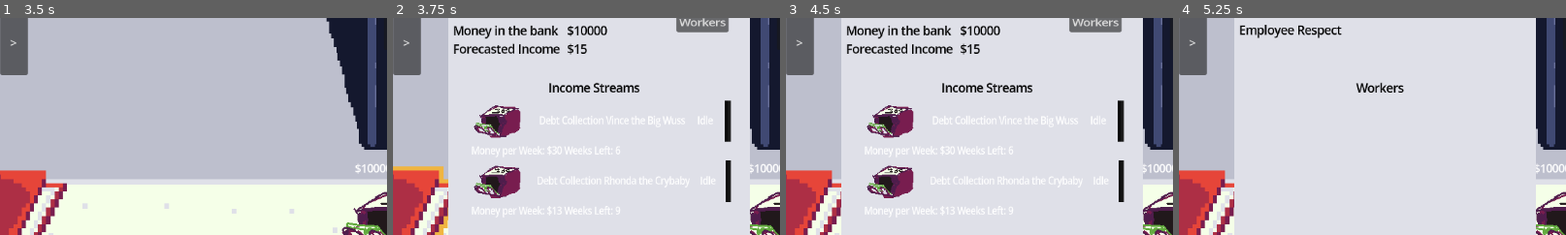
Above: before the commit, frames 1-4 (left to right).
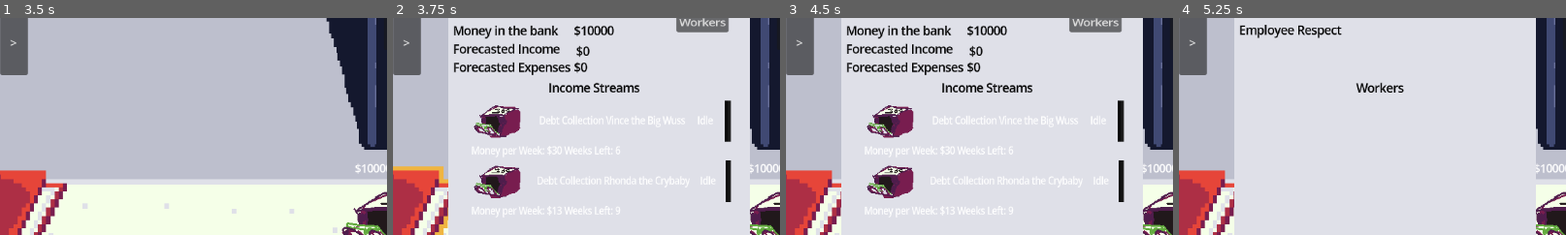
Above: after the commit, the same moments.

Repository: deruitda/ludum-dare-58
Game: Godot game, scene res://main.tscn
Same seed, same stepped clock (60 frames per second), same inputs: the game is played once before the commit and once after it.
Inputs (mouse positions are % of the whole screen's width and height, from its top left):
- Up to frame 1 (3.5 s): click "Accept" at 0.5 s; click "Accept" at 1.25 s; click "Next Week" at 2 s; click "Next Week" at 2.75 s
- Up to frame 2 (3.75 s): click (22, 72) at 3.5 s
- Up to frame 3 (4.5 s): click (73, 42) at 4.27 s
- Up to frame 4 (5.25 s): click "Workers" at 5 s
The pictures show only the part of the screen within x 28-78%, y 18-68%; the shares and areas given below are measured in that part.

Frame 1 is identical in both runs. In frame 2, 1.4% of the frame differs, in the area x 15-58%, y 3-27%; in frame 3, 1.4%; in frame 4, nothing differs.

Commit message:
showing forecasted ish

Diff:
--- a/entities/IncomeStreams/idle_event_manager.gd
+++ b/entities/IncomeStreams/idle_event_manager.gd
@@ -11,7 +11,7 @@
 	add_child(current_idle_event)
 
 	current_idle_event.idle_event_name = potential_idle_event.idle_event_name
-	current_idle_event.chance_to_idle = potential_idle_event.chance_to_idle
+	current_idle_event.chance_of_failure = potential_idle_event.chance_of_failure
 	current_idle_event.idle_description = potential_idle_event.idle_description
 
 func remove_idle_event() -> void:
--- a/entities/IncomeStreams/potential_idle_event.gd
+++ b/entities/IncomeStreams/potential_idle_event.gd
@@ -3,7 +3,7 @@
 class_name PotentialIdleEvent
 
 @export var idle_event_name: String = ""
-@export var chance_to_idle: float = .5
+@export var chance_of_failure: float = .5
 @export var status: String = "unresolved"
 @export var idle_description: String = ""
 
--- a/managers/IncomeStreamsManagers/income_stream_manager.gd
+++ b/managers/IncomeStreamsManagers/income_stream_manager.gd
@@ -32,9 +32,15 @@
 	var return_array: Array[IncomeStream] = []
 	for child in get_children():
 		if child is IncomeStream:
-			if not child.is_idle() and not child.is_completed:
+			if not child.is_idle() and not child.is_completed():
 				return_array.append(child)
 	return return_array
+
+func get_forecasted_income() -> int:
+	var forecasted_income: int = 0
+	for income_stream in  get_active_income_streams():
+		forecasted_income = forecasted_income + income_stream.income_per_week
+	return forecasted_income
 
 #func check_events() -> Array[IncomeStream]:
 	#var return_array: Array[IncomeStream] = []
--- a/managers/worker_manager.gd
+++ b/managers/worker_manager.gd
@@ -15,3 +15,10 @@
 
 func get_number_of_workers() -> int:
 	return get_child_count()
+
+func get_forecasted_expenses() -> int:
+	var forecasted_expenses: int = 0
+	for worker in WorkerManager.get_workers():
+		forecasted_expenses = forecasted_expenses + worker.cost_per_week
+
+	return forecasted_expenses
--- a/scenes/binder/income_streams_page.gd
+++ b/scenes/binder/income_streams_page.gd
@@ -5,24 +5,21 @@
 signal on_workers_button_press()
 
 @export var income_overview_grid: IncomeOverviewGrid
-@export var total_money_label: Label
-@export var forcasted_money_label: Label
+@onready var total_amount: Label = $Control/TotalAmount
+@onready var forecasted_income_amount: Label = $"Control/Forecasted Income Amount"
+@onready var forecasted_expenses_amount: Label = $"Control/Forecasted Expenses Amount"
 
 func _ready() -> void:
 	IncomeStreamManager.income_stream_added.connect(_on_income_stream_added)
+	refresh()
 
 func _on_income_stream_added(income_stream: IncomeStream) -> void:
 	refresh()
 
 func set_labels() -> void:
-	total_money_label.text = "$" + str(GameState.total_money)
-	forcasted_money_label
-
-func set_money_label(label: String) -> void:
-	total_money_label.text = label
-
-func set_forcasted_amount_label(label: String) -> void:
-	forcasted_money_label.text = label
+	total_amount.text = "$" + str(GameState.total_money)
+	forecasted_income_amount.text = "$" + str(GameState.get_forecasted_income())
+	forecasted_expenses_amount.text = "$" + str(GameState.get_forecasted_expenses())
 
 func set_income_streams(income_streams: Array[IncomeStream]) -> void:
 	refresh()
@@ -37,6 +34,5 @@
 func _on_overview_grid_on_detail_button_press(income_stream: IncomeStream) -> void:
 	on_detail_button_press.emit(income_stream)
 
-
 func _on_workers_button_button_up() -> void:
 	on_workers_button_press.emit()
--- a/scenes/binder/income_streams_page.tscn
+++ b/scenes/binder/income_streams_page.tscn
@@ -20,12 +20,10 @@
 "speed": 5.0
 }]
 
-[node name="IncomeStreamsPage" type="Node2D" node_paths=PackedStringArray("income_overview_grid", "total_money_label", "forcasted_money_label")]
+[node name="IncomeStreamsPage" type="Node2D" node_paths=PackedStringArray("income_overview_grid")]
 scale = Vector2(4.6512938, 4.5897837)
 script = ExtResource("1_l6iai")
 income_overview_grid = NodePath("Control/Control/OverviewGrid")
-total_money_label = NodePath("Control/TotalAmount")
-forcasted_money_label = NodePath("Control/Forecasted Income Amount")
 
 [node name="AnimatedSprite2D" type="AnimatedSprite2D" parent="."]
 position = Vector2(66, 69.25)
@@ -37,6 +35,32 @@
 anchors_preset = 0
 offset_right = 132.0
 offset_bottom = 139.0
+
+[node name="Money in da Bank" type="Label" parent="Control"]
+layout_mode = 0
+offset_left = 1.9999999
+offset_top = 7.0
+offset_right = 149.0
+offset_bottom = 30.0
+scale = Vector2(0.31999952, 0.32000005)
+text = "Money in the bank"
+label_settings = ExtResource("2_b1eng")
+
+[node name="TotalAmount" type="Label" parent="Control"]
+layout_mode = 1
+anchors_preset = -1
+anchor_left = 0.4034353
+anchor_top = -0.05462047
+anchor_right = 0.40343532
+anchor_bottom = -0.054620456
+offset_left = 1.9999847
+offset_top = 15.000002
+offset_right = 148.99998
+offset_bottom = 38.000004
+scale = Vector2(0.31999952, 0.32000005)
+text = "$15"
+label_settings = ExtResource("2_b1eng")
+metadata/_edit_use_anchors_ = true
 
 [node name="Forecasted Income" type="Label" parent="Control"]
 layout_mode = 0
@@ -52,10 +76,10 @@
 [node name="Forecasted Income Amount" type="Label" parent="Control"]
 layout_mode = 1
 anchors_preset = -1
-anchor_left = 0.38063258
-anchor_top = 0.0033751014
-anchor_right = 0.38063258
-anchor_bottom = 0.0033751014
+anchor_left = 0.40669248
+anchor_top = 0.004942551
+anchor_right = 0.4066925
+anchor_bottom = 0.004942558
 offset_left = 2.0
 offset_top = 15.0
 offset_right = 149.0
@@ -65,27 +89,33 @@
 label_settings = ExtResource("2_b1eng")
 metadata/_edit_use_anchors_ = true
 
-[node name="Money in da Bank" type="Label" parent="Control"]
-layout_mode = 0
-offset_left = 2.0
-offset_top = 7.0
-offset_right = 149.0
-offset_bottom = 30.0
-scale = Vector2(0.31999952, 0.32000005)
-text = "Money in the bank"
-label_settings = ExtResource("2_b1eng")
-
-[node name="TotalAmount" type="Label" parent="Control"]
+[node name="Forecasted Expenses" type="Label" parent="Control"]
 layout_mode = 1
 anchors_preset = -1
-anchor_left = 0.3773754
-anchor_top = -0.056187917
-anchor_right = 0.3773754
-anchor_bottom = -0.056187913
-offset_left = 1.9999847
-offset_top = 15.000002
-offset_right = 148.99998
-offset_bottom = 38.000004
+anchor_left = -0.0004928374
+anchor_top = 0.058235746
+anchor_right = -0.00049278955
+anchor_bottom = 0.058235746
+offset_left = 2.0
+offset_top = 15.0
+offset_right = 149.0
+offset_bottom = 38.0
+scale = Vector2(0.31999952, 0.32000005)
+text = "Forecasted Expenses"
+label_settings = ExtResource("2_b1eng")
+metadata/_edit_use_anchors_ = true
+
+[node name="Forecasted Expenses Amount" type="Label" parent="Control"]
+layout_mode = 1
+anchors_preset = -1
+anchor_left = 0.405064
+anchor_top = 0.056668308
+anchor_right = 0.405064
+anchor_bottom = 0.05666829
+offset_left = 1.9999962
+offset_top = 14.999999
+offset_right = 149.0
+offset_bottom = 38.0
 scale = Vector2(0.31999952, 0.32000005)
 text = "$15"
 label_settings = ExtResource("2_b1eng")
--- a/states/game_state.gd
+++ b/states/game_state.gd
@@ -22,5 +22,8 @@
 	current_week = current_week + 1
 	SignalBus.week_changed.emit(current_week)
 #
-#func get_forcasted_expenses() -> int:
-	#for
+func get_forecasted_expenses() -> int:
+	return WorkerManager.get_forecasted_expenses()
+
+func get_forecasted_income() -> int:
+	return IncomeStreamManager.get_forecasted_income()
